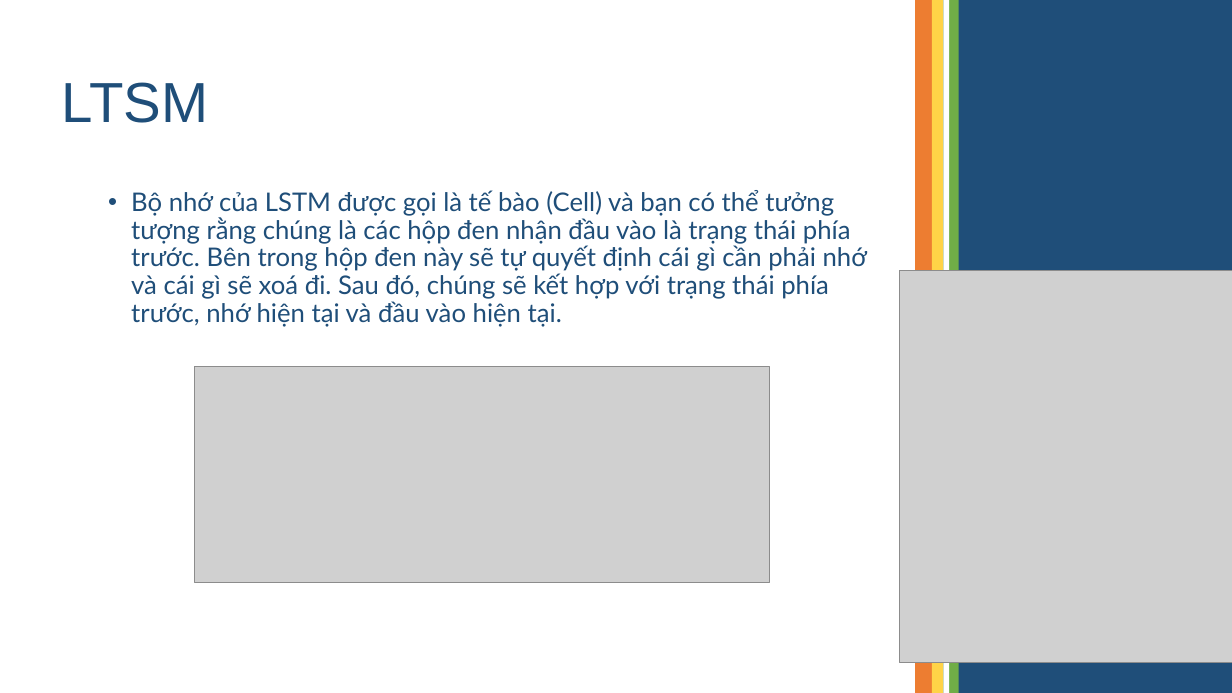
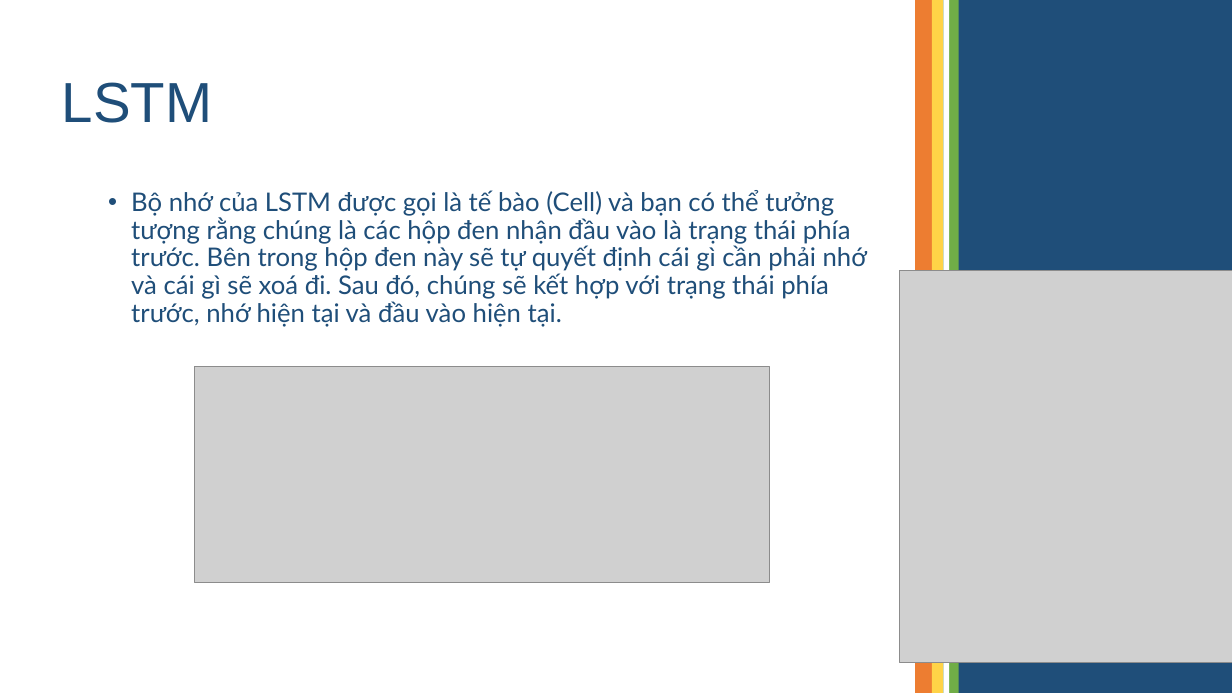
Before and after one commit to izzeroone/gold-prediction, a slide deck: slide 12 of slide.odp. Drawn at 1232x693 pixels with LibreOffice and Linux fonts; fonts in the diff are those of the drawing; grey boxes stand for pictures. Boxes give left, top, right and bottom in pixels: in the first picture for what was removed or moved away, otherwise in the second. Text is boxed around its words. In the diff, an @@ line names an element or a change of style, - is before the commit and + after.

```diff
--- a/slide.odp
+++ b/slide.odp
@@ title at (62, 82, 212, 123): text changed @@
-LTSM
+LSTM
```
Also in this commit, not shown: 6 other slides changed, 3 slides removed.
